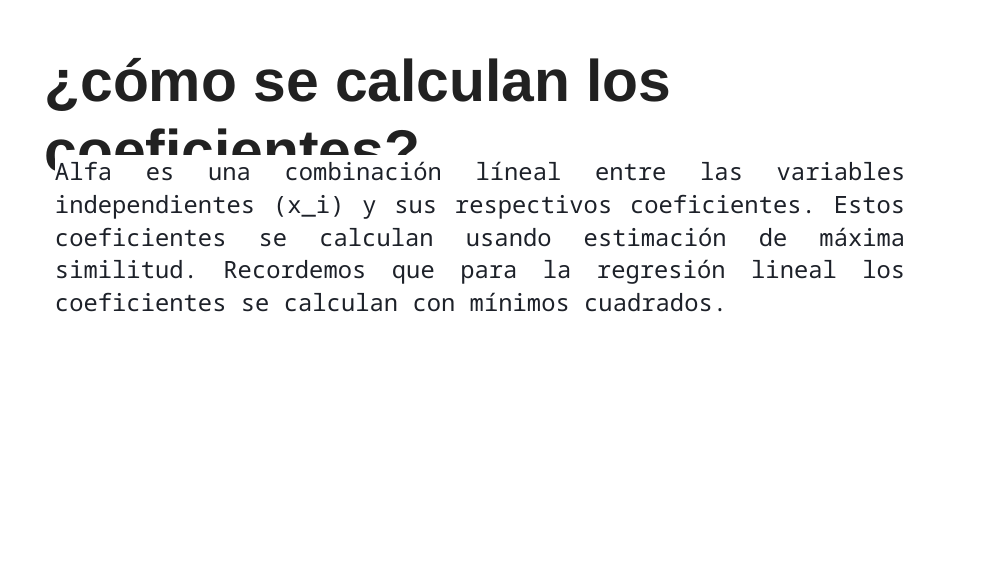
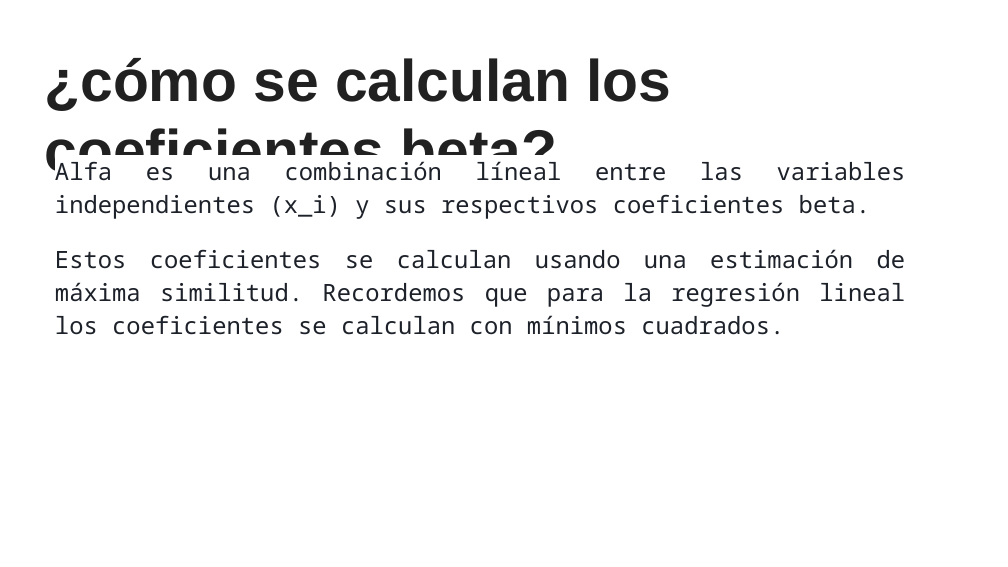
Before and after one commit to sainosmichelle/sainosmichelle.github.io, a slide deck: slide 14 of assets/files/Tema6/reg_log/6.2 Regresión Logística.pptx. Drawn at 1008x567 pixels with LibreOffice and Linux fonts; fonts in the diff are those of the drawing. Boxes give left, top, right and bottom in pixels: in the first picture for what was removed or moved away, otherwise in the second. Text is boxed around its words. In the diff, an @@ line names an element or a change of style, - is before the commit and + after.

```diff
--- a/assets/files/Tema6/reg_log/6.2 Regresión Logística.pptx
+++ b/assets/files/Tema6/reg_log/6.2 Regresión Logística.pptx
@@ title at bbox=[44, 58, 671, 181]: text changed @@
-¿cómo se calculan los coeficientes?
+¿cómo se calculan los coeficientes beta?
@@ text at bbox=[55, 161, 906, 335]: text changed @@
-Alfa es una combinación líneal entre las variables independientes (x_i) y sus respectivos coeficientes. Estos coeficientes se calculan usando estimación de máxima similitud. Recordemos que para la regresión lineal los coeficientes se calculan con mínimos cuadrados.
+Alfa es una combinación líneal entre las variables independientes (x_i) y sus respectivos coeficientes beta.
+Estos coeficientes se calculan usando una estimación de máxima similitud. Recordemos que para la regresión lineal los coeficientes se calculan con mínimos cuadrados.
```
Also in this commit, not shown: 6 other slides changed, 20 other files.
